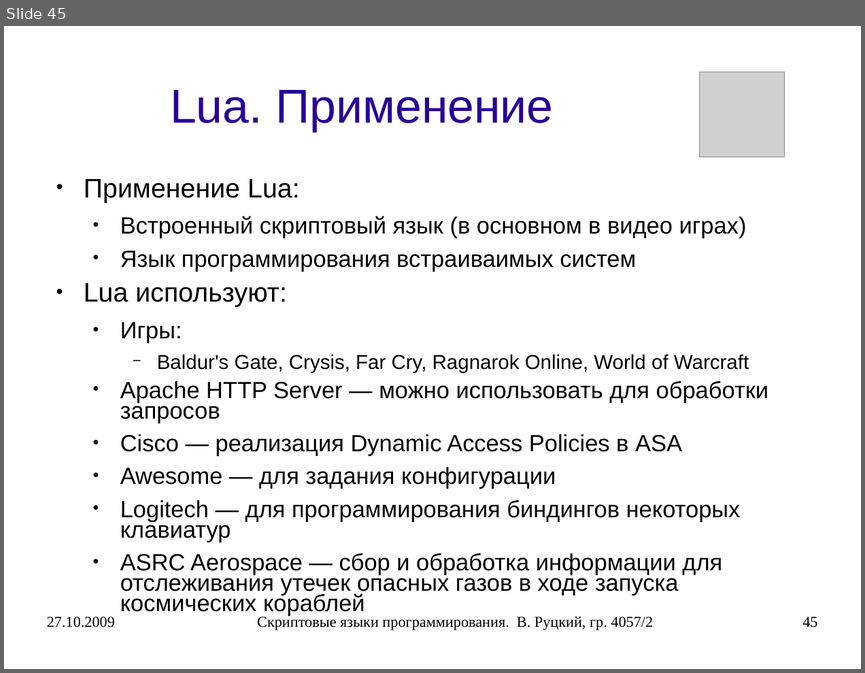
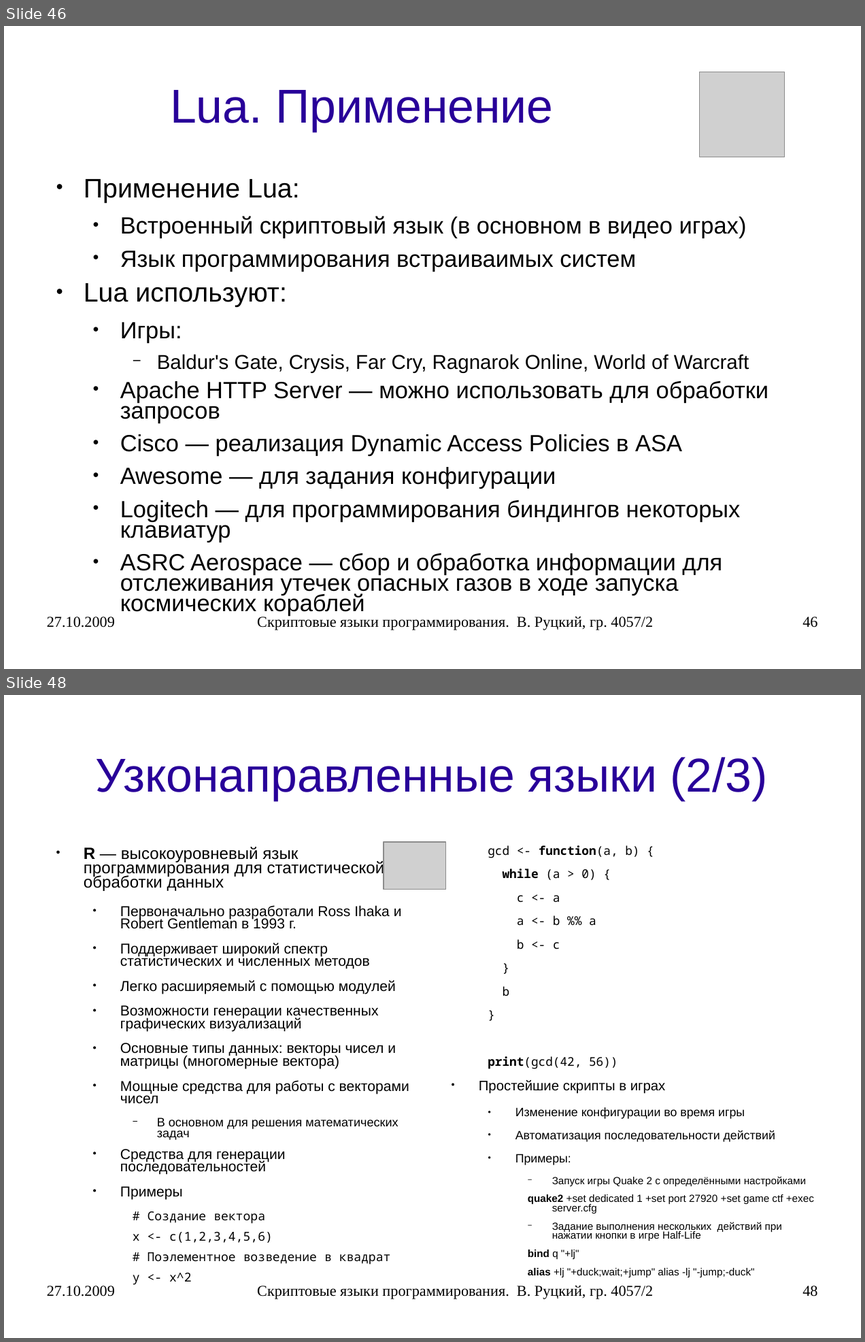
Before and after one commit to rutsky/semester07, a slide deck: Operation_systems/scripting_languages/40572_Rutsky_Scripting_languages.ppt. Shown one above the other, each under a label of ours: slide 45 before the commit, slides 46 and 48 after it; the slides between them are not shown. The pictures are 865x673 and 865x1342 pixels, drawn with LibreOffice and Linux fonts; fonts in the diff are those of the drawing; grey boxes stand for pictures. Boxes give left, top, right and bottom in pixels: in the first picture for what was removed or moved away, otherwise in the second. Text is boxed around its words. In the diff, an @@ line names an element or a change of style, - is before the commit and + after.

```diff
--- a/Operation_systems/scripting_languages/40572_Rutsky_Scripting_languages.ppt
+++ b/Operation_systems/scripting_languages/40572_Rutsky_Scripting_languages.ppt
@@ slide 48 added at (4, 695, 861, 1338), background #FFFFFF @@
@@ title added at (96, 757, 768, 800), 44 pt, text #280099 @@
+Узконаправленные языки (2/3)
@@ text added at (84, 847, 409, 1264), 13.3 pt, text #000000 @@
+● R — высокоуровневый язык программирования для статистической обработки данных
+  ● Первоначально разработали Ross Ihaka и Robert Gentleman в 1993 г.
+  ● Поддерживает широкий спектр статистических и численных методов
+  ● Легко расширяемый с помощью модулей
+  ● Возможности генерации качественных графических визуализаций
+  ● Основные типы данных: векторы чисел и матрицы (многомерные вектора)
+  ● Мощные средства для работы с векторами чисел
+    − В основном для решения математических задач
+  ● Средства для генерации последовательностей
+  ● Примеры
+    # Создание вектора
+    x <- c(1,2,3,4,5,6)
+    # Поэлементное возведение в квадрат
+    y <- x^2
@@ picture added at (383, 842, 445, 889) @@
@@ text added at (479, 845, 814, 1277), 9.6 pt, text #000000 @@
+  gcd <- function(a, b) {
+  while (a > 0) {
+  c <- a
+  a <- b %% a
+  b <- c
+  }
+  b
+  }
+  print(gcd(42, 56))
+● Простейшие скрипты в играх
+  ● Изменение конфигурации во время игры
+  ● Автоматизация последовательности действий
+  ● Примеры:
+    − Запуск игры Quake 2 с определёнными настройками
+    quake2 +set dedicated 1 +set port 27920 +set game ctf +exec server.cfg
+    − Задание выполнения нескольких действий при нажатии кнопки в игре Half-Life
+    bind q "+lj"
+    alias +lj "+duck;wait;+jump" alias -lj "-jump;-duck"
@@ text added at (47, 1285, 115, 1296), 14 pt, text #000000 @@
+27.10.2009
@@ text added at (257, 1285, 653, 1299), 14 pt, text #000000 @@
+Скриптовые языки программирования. В. Руцкий, гр. 4057/2
@@ page number added at (802, 1285, 817, 1296), 14 pt, text #000000 @@
+48
@@ what was slide 45 is now slide 46 @@
@@ page number at (802, 616, 817, 627): text changed @@
-45
+46
```
Also in this commit, not shown: 22 slides changed, 7 other slides added, 5 slides removed, 1 other file.
